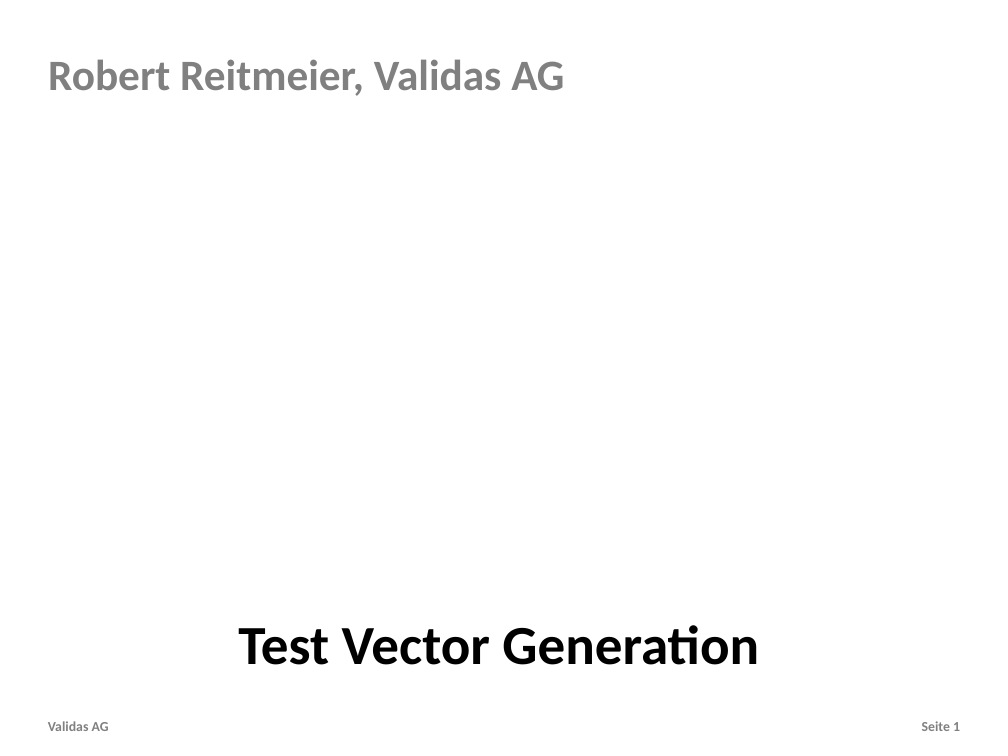
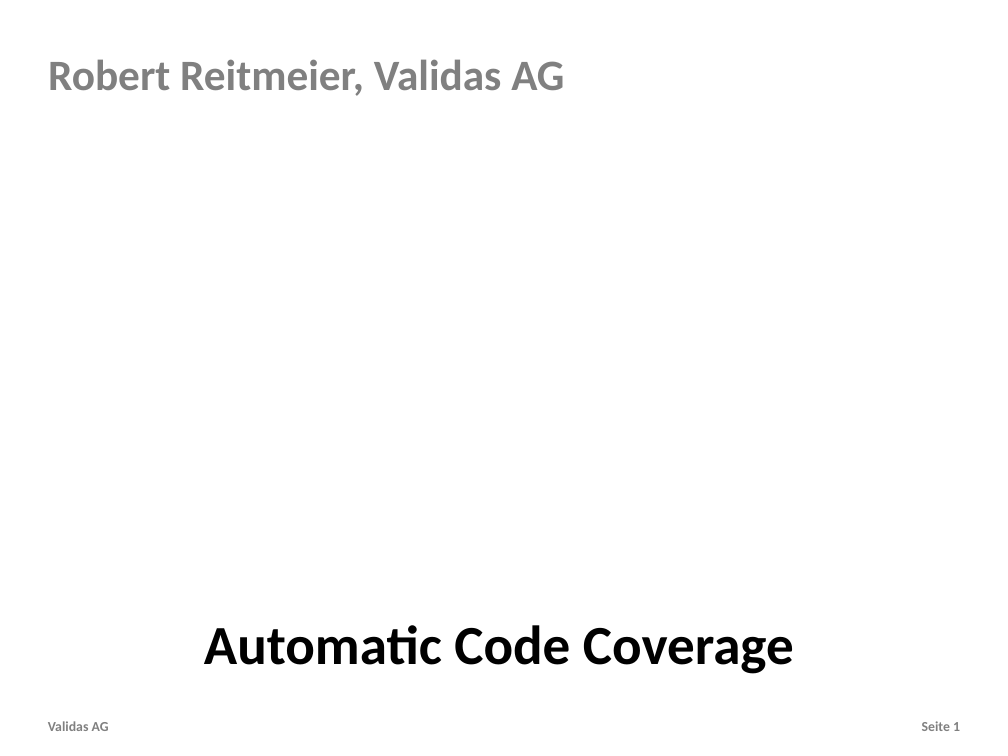
Before and after one commit to theoremprover/tvg, a slide deck: slide 1 of Vortraege/TestVectorGenerator.pptx. Drawn at 1008x756 pixels with LibreOffice and Linux fonts; fonts in the diff are those of the drawing; background and template pictures are left out. Boxes give left, top, right and bottom in pixels: in the first picture for what was removed or moved away, otherwise in the second. Text is boxed around its words. In the diff, an @@ line names an element or a change of style, - is before the commit and + after.

```diff
--- a/Vortraege/TestVectorGenerator.pptx
+++ b/Vortraege/TestVectorGenerator.pptx
@@ title at <box>204,625,794,674</box>: text changed @@
-Test Vector Generation
+Automatic Code Coverage
```
